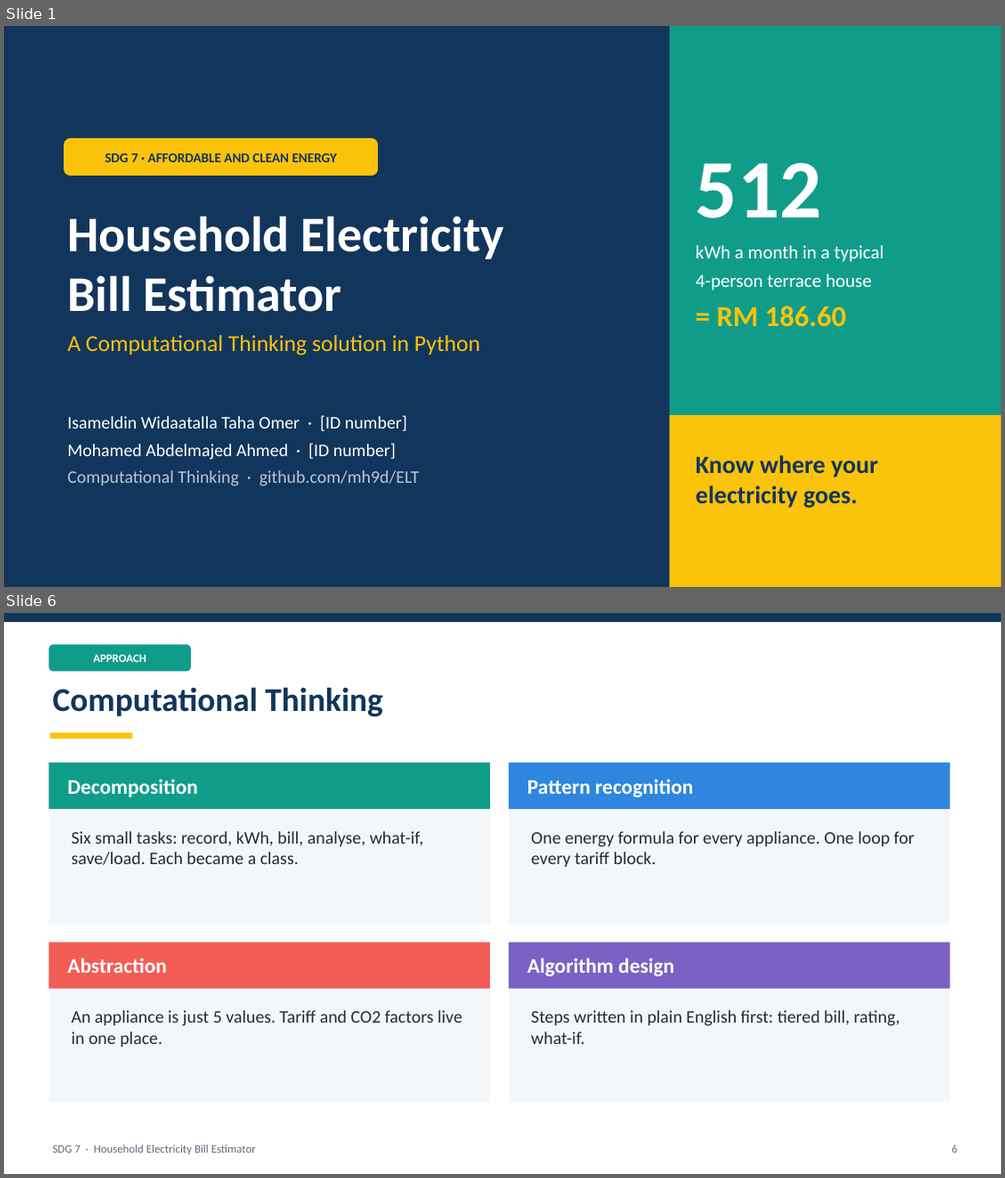
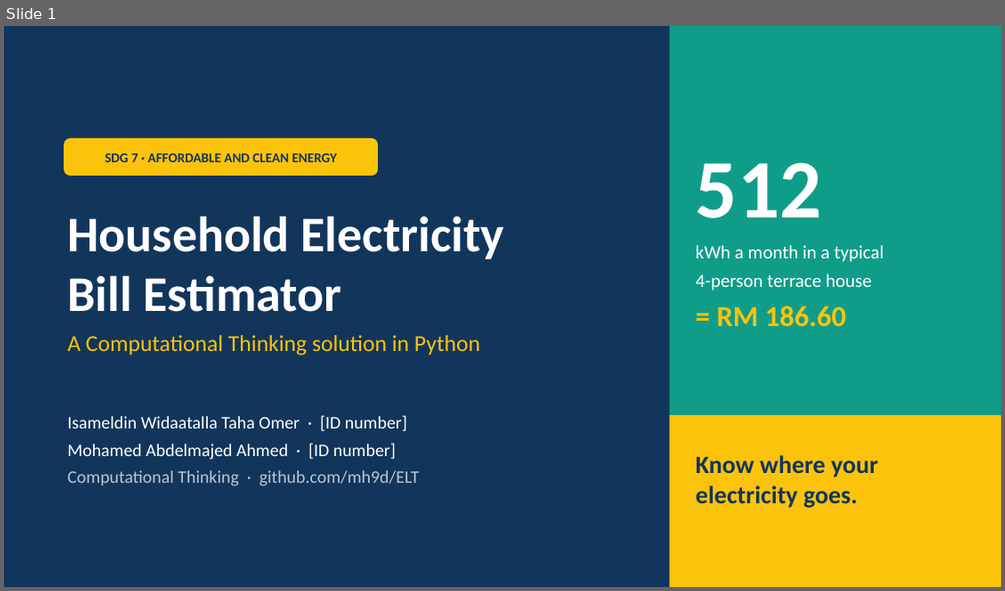
Before and after one commit to mh9d/ELT, a slide deck: docs/Slides_SDG7_Electricity_Bill_Estimator.pptx. Shown one above the other, each under a label of ours: slides 1 and 6 before the commit, slide 1 after it; the slides between them are not shown. The pictures are 1005x1178 and 1005x591 pixels, drawn with LibreOffice and Linux fonts; fonts in the diff are those of the drawing. Boxes give left, top, right and bottom in pixels: in the first picture for what was removed or moved away, otherwise in the second. Text is boxed around its words. In the diff, an @@ line names an element or a change of style, - is before the commit and + after.

```diff
--- a/docs/Slides_SDG7_Electricity_Bill_Estimator.pptx
+++ b/docs/Slides_SDG7_Electricity_Bill_Estimator.pptx
@@ slide 6 removed at (4,613,1001,1174), background #FFFFFF @@
@@ rectangle removed at (4,613,1001,622) @@
@@ rounded rectangle removed at (48,644,191,672) @@
-APPROACH
@@ text removed at (53,687,382,717) @@
-Computational Thinking
@@ rectangle removed at (50,732,133,738) @@
@@ rectangle removed at (48,763,490,924) @@
@@ rectangle removed at (48,763,490,809) @@
-Decomposition
@@ rectangle removed at (509,763,950,924) @@
@@ rectangle removed at (509,763,950,809) @@
-Pattern recognition
@@ text removed at (72,831,423,865) @@
-Six small tasks: record, kWh, bill, analyse, what-if, save/load. Each became a class.
@@ text removed at (531,831,914,867) @@
-One energy formula for every appliance. One loop for every tariff block.
@@ rectangle removed at (48,942,490,1103) @@
@@ rectangle removed at (48,942,490,989) @@
-Abstraction
@@ rectangle removed at (509,942,950,1103) @@
@@ rectangle removed at (509,942,950,989) @@
-Algorithm design
@@ text removed at (72,1010,462,1046) @@
-An appliance is just 5 values. Tariff and CO2 factors live in one place.
@@ text removed at (531,1010,900,1044) @@
-Steps written in plain English first: tiered bill, rating, what-if.
@@ text removed at (53,1144,256,1154) @@
-SDG 7 · Household Electricity Bill Estimator
@@ text removed at (952,1144,957,1152) @@
-6
```
Also in this commit, not shown: 3 slides changed, 4 slides added, 14 other slides removed, 1 other file.
